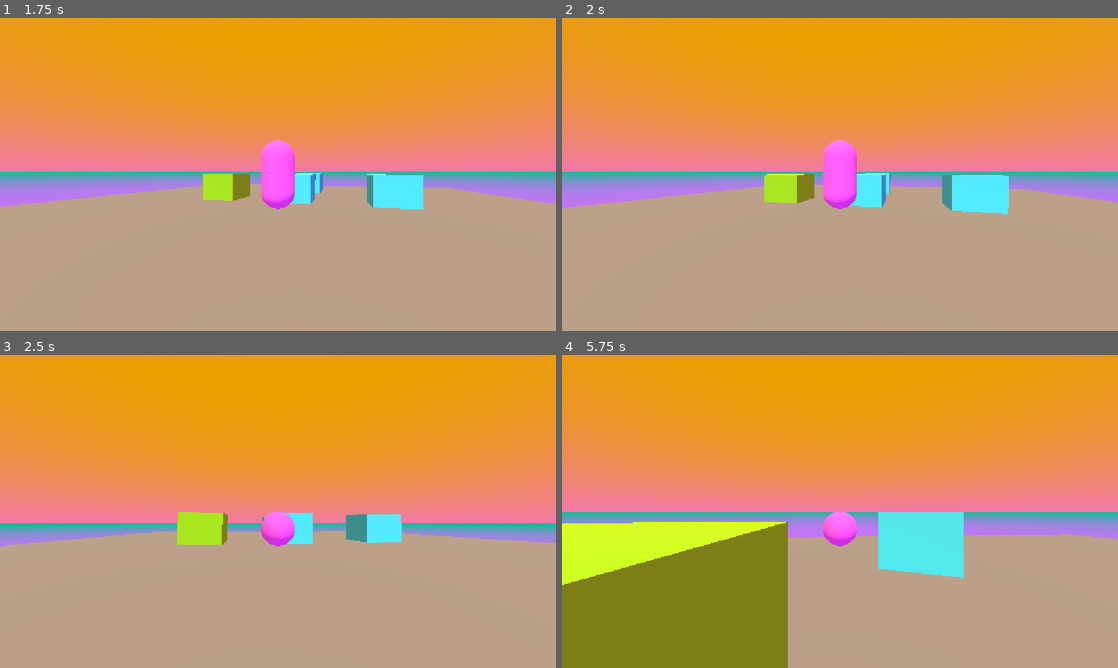
Above: before the commit, frames 1-4 (two rows, left to right).
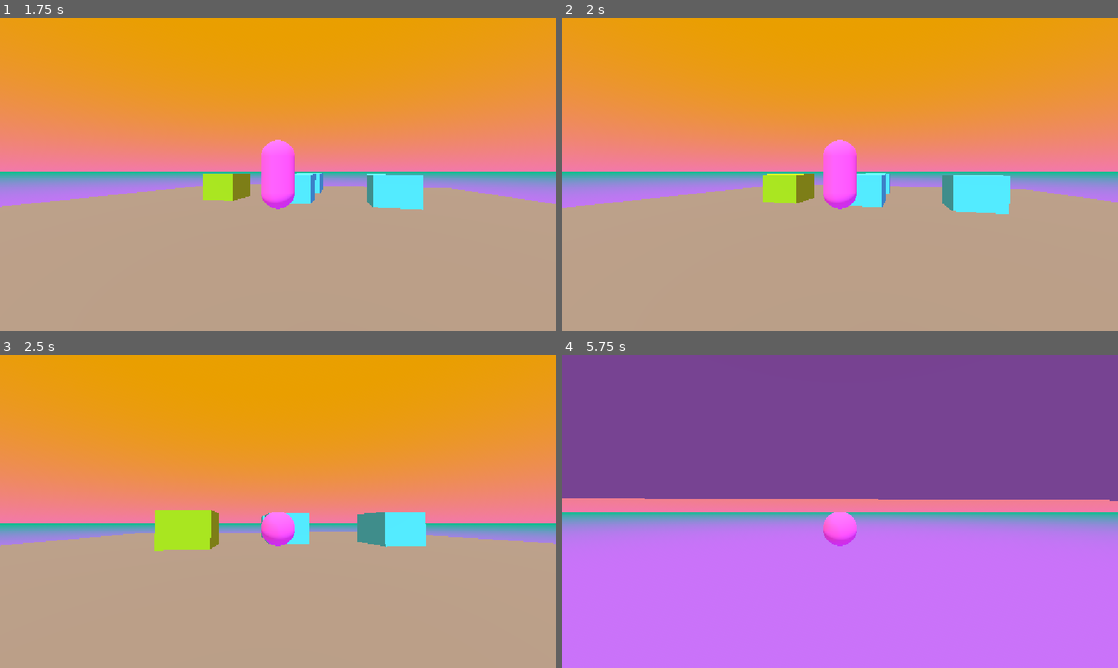
Above: after the commit, the same moments.

Repository: 17Dodecahedrons/Spieleentwicklungskurs
Game: Godot game, scene res://szenen/level_1.tscn
Same seed, same stepped clock (60 frames per second), same inputs: the game is played once before the commit and once after it.
Inputs (mouse positions are in pixels of both pictures, inside the frame that each line leads up to):
- Up to frame 1 (1.75 s): move the mouse to (305, 174) at 0.52 s; hold Ctrl (crouch) 0.53-1.28 s; hold W (forward) from 0.53 s (still down); tap Space (jump) at 0.77, 1.52 s; move the mouse to (250, 174) at 1.27 s; tap Shift (sprint) at 1.35 s
- Up to frame 2 (2 s): keep holding W (forward)
- Up to frame 3 (2.5 s): keep holding W (forward); move the mouse to (289, 505) at 2.02 s; hold Ctrl (crouch) from 2.03 s (still down)
- Up to frame 4 (5.75 s): keep holding W (forward); move the mouse to (834, 517) at 2.77 s; release Ctrl (crouch) at 2.78 s; tap Shift (sprint) at 2.85, 4.35 s; tap Space (jump) at 3.02, 3.77, 4.52 s; move the mouse to (878, 514) at 3.52 s; hold Ctrl (crouch) 3.53-4.28 s; move the mouse to (795, 508) at 4.27 s; move the mouse to (845, 511) at 5.02 s; hold Ctrl (crouch) from 5.03 s (still down)

Frame 1 is identical in both runs. In frame 2, 0.1% of the frame differs, in the area x 36-81%, y 49-63%; in frame 3, 2.2%; in frame 4, 91%, in the area x 0-100%, y 0-100%.

Commit message:
masks and layers, player box collision

Diff:
--- a/skripte/steve.gd
+++ b/skripte/steve.gd
@@ -49,4 +49,12 @@
 		velocity.x = move_toward(velocity.x, 0, neue_geschwindigkeit) # Aktuell, Zielwert, Schrittgröße
 		velocity.z = move_toward(velocity.z, 0, neue_geschwindigkeit)
 
+	# Kollisionen
+	for index in self.get_slide_collision_count(): # Iteriere über Kollisionen
+		var collision = self.get_slide_collision(index) # Nimm dir Kollision
+		var collider = collision.get_collider() # Objekt mit dem wir kollidieren
+		if collider is RigidBody3D:
+			var push_dir = -collision.get_normal() # Lineare Algebra Magie
+			collider.apply_central_impulse(push_dir * 0.3)
+
 	move_and_slide() # Engine macht den Rest
--- a/szenen/box_1.tscn
+++ b/szenen/box_1.tscn
@@ -13,6 +13,8 @@
 [node name="Box1" type="Node3D" unique_id=1886901815]
 
 [node name="RigidBody3D" type="RigidBody3D" parent="." unique_id=1729102894]
+collision_layer = 2
+collision_mask = 7
 
 [node name="MeshInstance3D" type="MeshInstance3D" parent="RigidBody3D" unique_id=168233386]
 mesh = SubResource("BoxMesh_g4v7s")
--- a/szenen/level_1.tscn
+++ b/szenen/level_1.tscn
@@ -32,6 +32,7 @@
 [node name="Level1" type="Node3D" unique_id=965764355]
 
 [node name="StaticBody3D" type="StaticBody3D" parent="." unique_id=766895778]
+collision_mask = 0
 
 [node name="MeshInstance3D" type="MeshInstance3D" parent="StaticBody3D" unique_id=237442466]
 mesh = SubResource("BoxMesh_g4v7s")
--- a/szenen/steve.tscn
+++ b/szenen/steve.tscn
@@ -14,6 +14,8 @@
 [node name="Steve" type="Node3D" unique_id=1378513726]
 
 [node name="CharacterBody3D" type="CharacterBody3D" parent="." unique_id=1951759438]
+collision_layer = 4
+collision_mask = 3
 script = ExtResource("1_t8r63")
 
 [node name="MeshInstance3D" type="MeshInstance3D" parent="CharacterBody3D" unique_id=2027837737]
Not shown, changed: branch_description.txt
